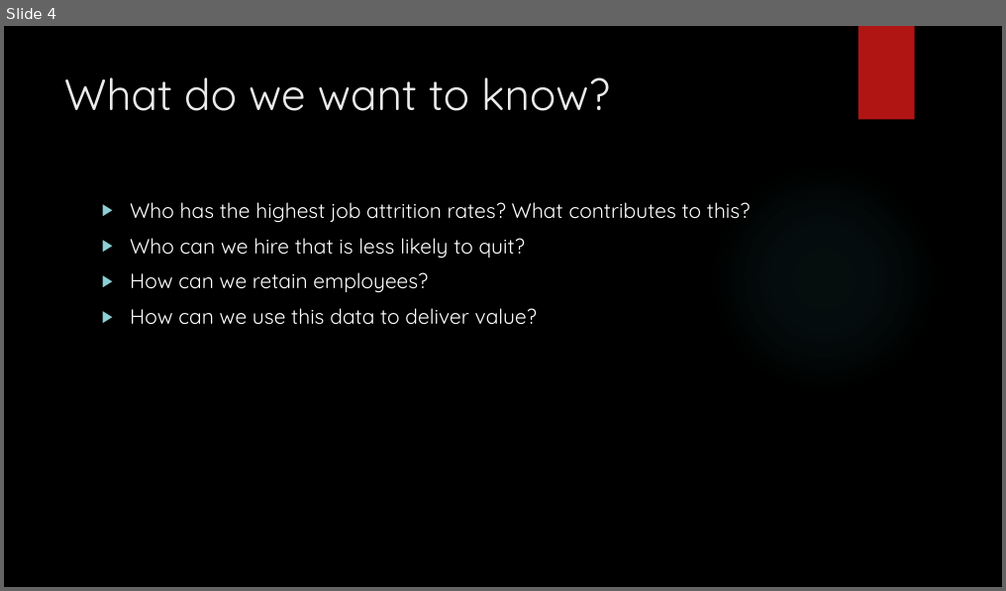
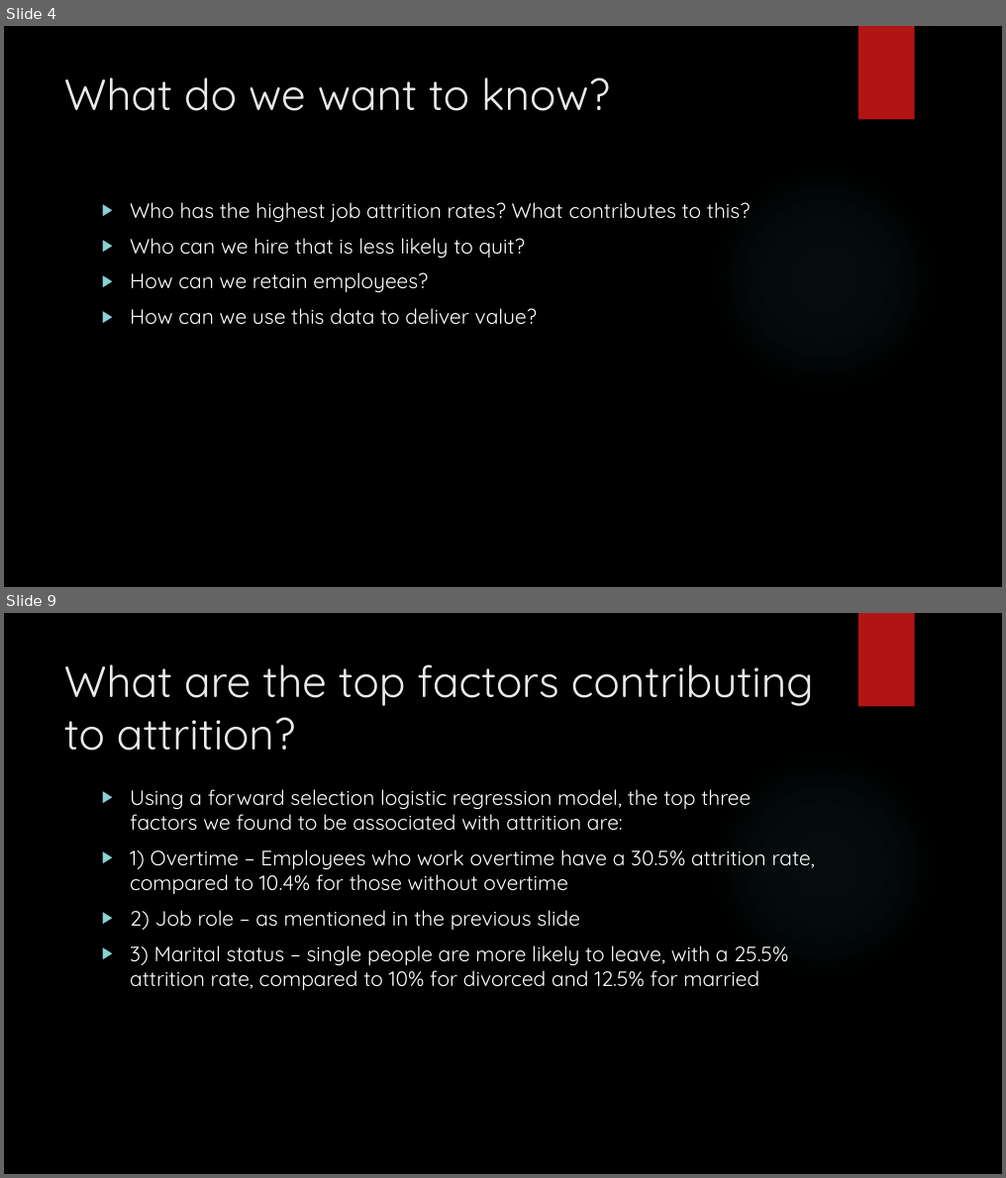
Before and after one commit to vazquezs123/DATA_SCIENCE_CS02, a slide deck: case_study_02_presentation.pptx. Shown one above the other, each under a label of ours: slide 4 before the commit, slides 4 and 9 after it; the slides between them are not shown. The pictures are 1006x591 and 1006x1178 pixels, drawn with LibreOffice and Linux fonts; fonts in the diff are those of the drawing; background and template pictures are left out. Boxes give left, top, right and bottom in pixels: in the first picture for what was removed or moved away, otherwise in the second. Text is boxed around its words. In the diff, an @@ line names an element or a change of style, - is before the commit and + after.

```diff
--- a/case_study_02_presentation.pptx
+++ b/case_study_02_presentation.pptx
@@ slide 9 added at bbox=[4, 613, 1002, 1174], background picture (left out); not listed: 2 template elements that a slide beside it also shows @@
@@ title added at bbox=[64, 664, 814, 751], 42 pt, text #EBEBEB @@
+What are the top factors contributing to attrition?
@@ text added at bbox=[130, 789, 815, 990], 20 pt, text #FFFFFF @@
+▶ Using a forward selection logistic regression model, the top three factors we found to be associated with attrition are:
+▶ 1) Overtime – Employees who work overtime have a 30.5% attrition rate, compared to 10.4% for those without overtime
+▶ 2) Job role – as mentioned in the previous slide
+▶ 3) Marital status – single people are more likely to leave, with a 25.5% attrition rate, compared to 10% for divorced and 12.5% for married
```
Also in this commit, not shown: 10 other slides added.
